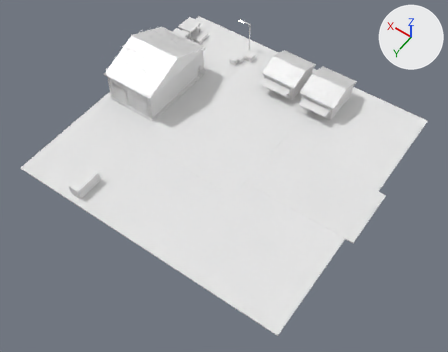
One commit to the FBX model Assets/Art/KayseriIsland/Models/Diamond/Phase1/Market_P1.fbx: the scene before it, then after it.
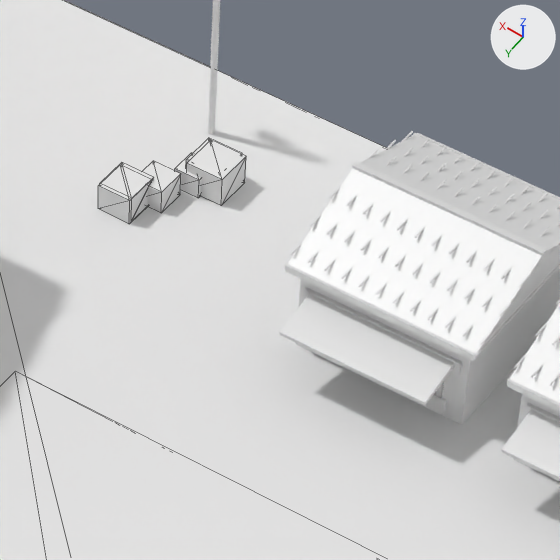
Each version is shown whole from a 50 mm lens placed at (75.8, 84.2, 122.0), pointed at (129.6, 8.9, 3.6), then close up on the part from 48% to 69% of the width and 8% to 35% of the height. Lighting does not change. The marker at upper right points along +X, +Y and +Z. The older version's two pictures come first. The close-ups show mesh edges as thin lines. Where no turn or scale is listed for an object, it has been applied to the vertices.

The older version as bpy lines, for what is in view:
```python
ob_market_goods = bpy.data.objects.new('Market.Goods', me_market_goods_001)
ob_market_goods.location = (0.0, 0.0, 4.0)
ob_market_shop0 = bpy.data.objects.new('Market.Shop0', me_market_shop0_001)
ob_market_shop0.location = (122.0, -27.0, 4.3)
ob_market_shop1 = bpy.data.objects.new('Market.Shop1', me_market_shop1_001)
ob_market_shop1.location = (134.0, -27.0, 4.3)
# also in view: 'Market.Lamp0' at (151.7, -32.0, 8.9); 'Market.Pad' at (133.0, 0.0, 4.2)
```
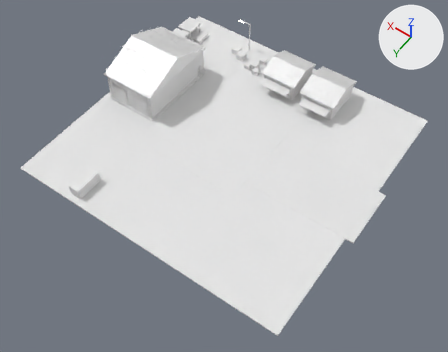
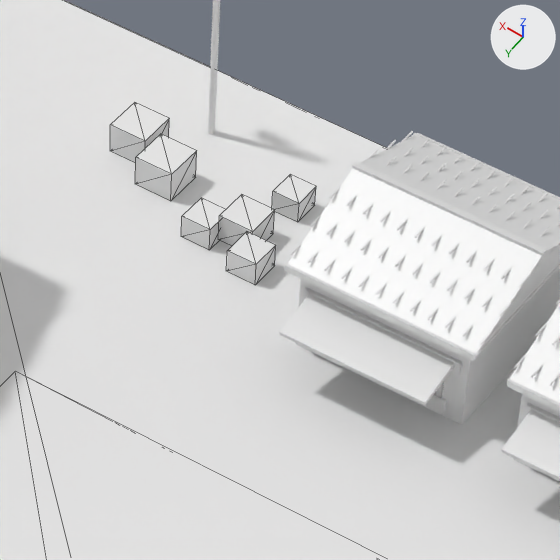
Boxes (x1, y1, x2, y2) around the edits, measured in the close-ups (560 x 560 px; the box of a moved part takes in the faces that stretch with it):
'Market.Goods', reshaped
    before: (98, 138, 246, 224)
    after: (110, 102, 316, 285)
part 1 of me_market_goods_001, moved or reshaped
    before: (100, 162, 154, 198)
    after: (135, 134, 197, 201)
part 2 of me_market_goods_001, moved or reshaped
    before: (187, 140, 246, 206)
    after: (272, 174, 316, 222)
part 3 of me_market_goods_001, moved or reshaped
    before: (142, 161, 181, 213)
    after: (226, 232, 276, 285)
part 4 of me_market_goods_001, moved or reshaped
    before: (98, 179, 152, 224)
    after: (181, 198, 226, 250)
part 5 of me_market_goods_001, moved or reshaped
    before: (175, 153, 201, 198)
    after: (219, 194, 275, 246)
part 6 of me_market_goods_001, moved or reshaped
    before: (186, 138, 242, 167)
    after: (110, 102, 169, 163)

The change, as a list of edits to the scene's bpy script:
```text
Change me_market_goods_001:
    used by ob_market_goods; location = (0.0, 0.0, 4.0)
    remove me_market_goods_001.from_pydata(...)  # 56 vertices, 84 faces; spans x 146.6..155.5, y -30.1..34.5, z 0.3..3.3
    add me_market_goods_001.from_pydata(...)  # 56 vertices, 84 faces; spans x 142.2..155.5, y -30.5..34.5, z 0.3..3.3
    me_market_goods_001 part 1: the loose piece of 8 vertices spanning x 149.5..151.3, y -26.3..-24.4, z 0.3..1.8 is scaled about its middle by 1.14, then moved by (-0.6, -2.4, 0.1)
    me_market_goods_001 part 2: the loose piece of 8 vertices spanning x 146.6..148.7, y -29.9..-27.9, z 0.3..1.9 is scaled about its middle by 0.726, then moved by (-3.9, -0.9, -0.2)
    me_market_goods_001 part 3: the loose piece of 8 vertices spanning x 148.7..150.3, y -27.4..-25.8, z 0.3..1.6 is moved by (-6.4, 1.5, 0.0)
    me_market_goods_001 part 4: the loose piece of 8 vertices spanning x 149.5..151.3, y -26.1..-24.3, z 0.3..1.8 is scaled about its middle by 0.882, then moved by (-4.2, -0.6, -0.1)
    me_market_goods_001 part 5: the loose piece of 8 vertices spanning x 147.8..149.2, y -29.1..-27.7, z 0.3..1.4 is scaled about its middle by 1.33, then moved by (-4.1, 1.6, 0.2)
    me_market_goods_001 part 6: the loose piece of 8 vertices spanning x 147.0..148.9, y -30.1..-28.1, z 0.3..1.8 is moved by (4.3, 0.1, 0.0)
```
